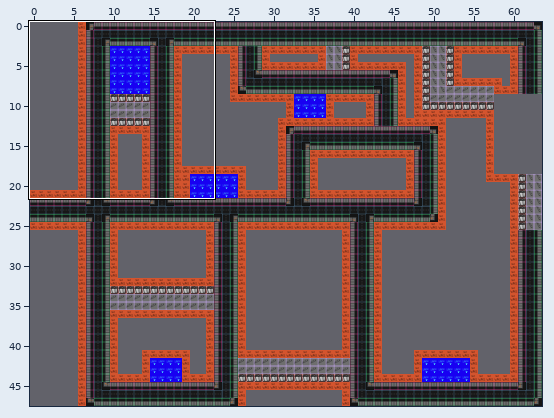
An edit to a level. Tiled map, map/field-view-1.tmx. The first picture is a wide view before the edit; the outline marks the close-up.
Close-up. Before the commit:
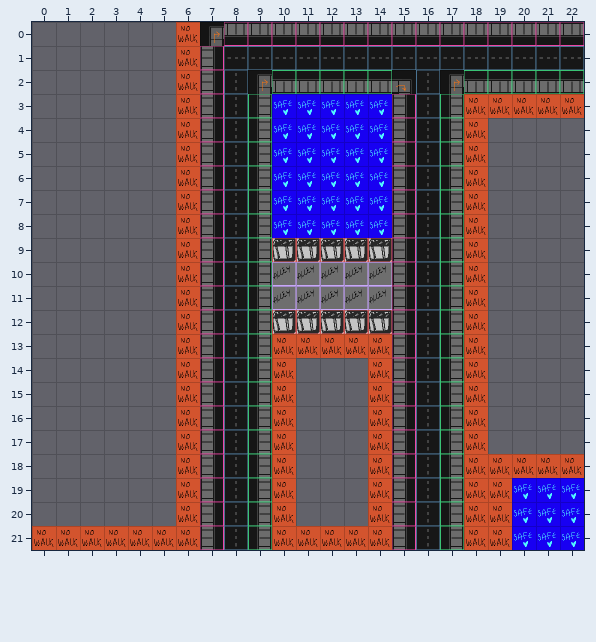
Cells are 50x50 px. Shown: x 0..22, y 0..21. The commit also changed other parts of the map, which this record leaves out. The commit also replaced the tileset; all pictures use the new one.
Now the later version:
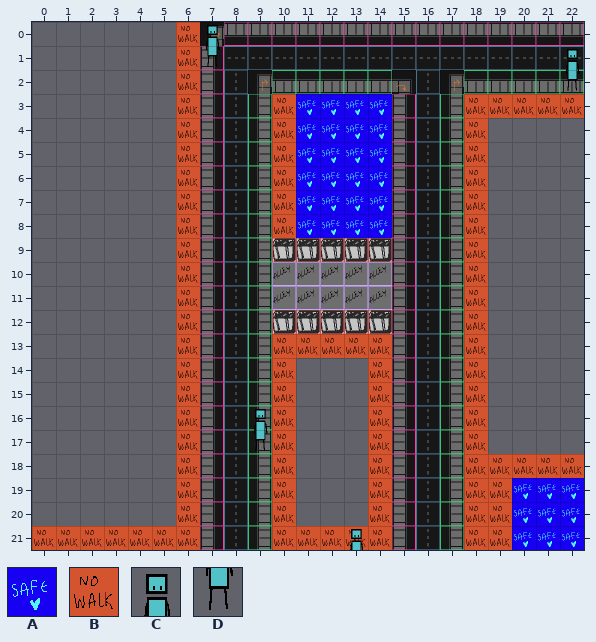
Key: from "placeholder_streettiles-2": A 32, B 33; from "placeholderspritesheet_npc": C 1, D 4.
_ is an empty cell.
Tiles of an added or newly shown layer are drawn over the layers below it.
Diff:
Layer "Walk Areas":
Tile A is removed in rows 3 to 8 at x 10.
Layer "No Walk/ Home":
Tile B now appears in rows 3 to 8 at x 10.
Layer "Bad" (now shown):
Tile C now appears in row 0 at x 7; in row 1 at x 22; in row 16 at x 9; in row 21 at x 13.
Tile D now appears in row 1 at x 7; in row 2 at x 22; in row 17 at x 9.
Changed places in both close-ups, as pixel boxes (x1, y1, x2, y2):
added: (206, 25, 220, 67)
added: (566, 49, 580, 91)
changed: (272, 94, 296, 238)
added: (254, 409, 268, 451)
added: (350, 529, 363, 550)
